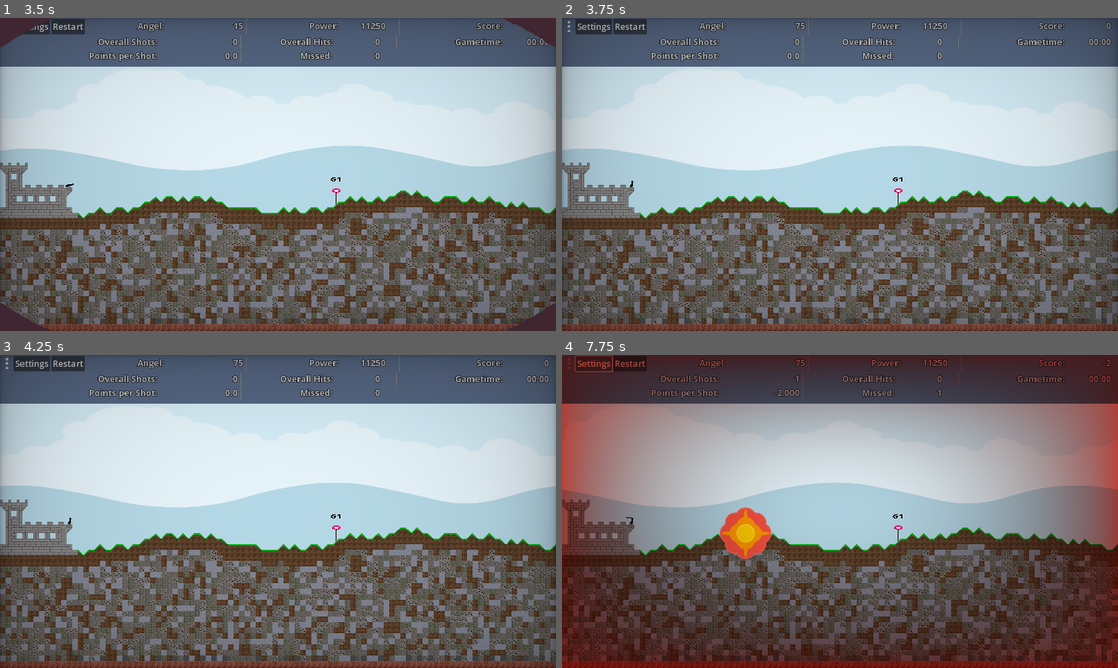
Above: before the commit, frames 1-4 (two rows, left to right).
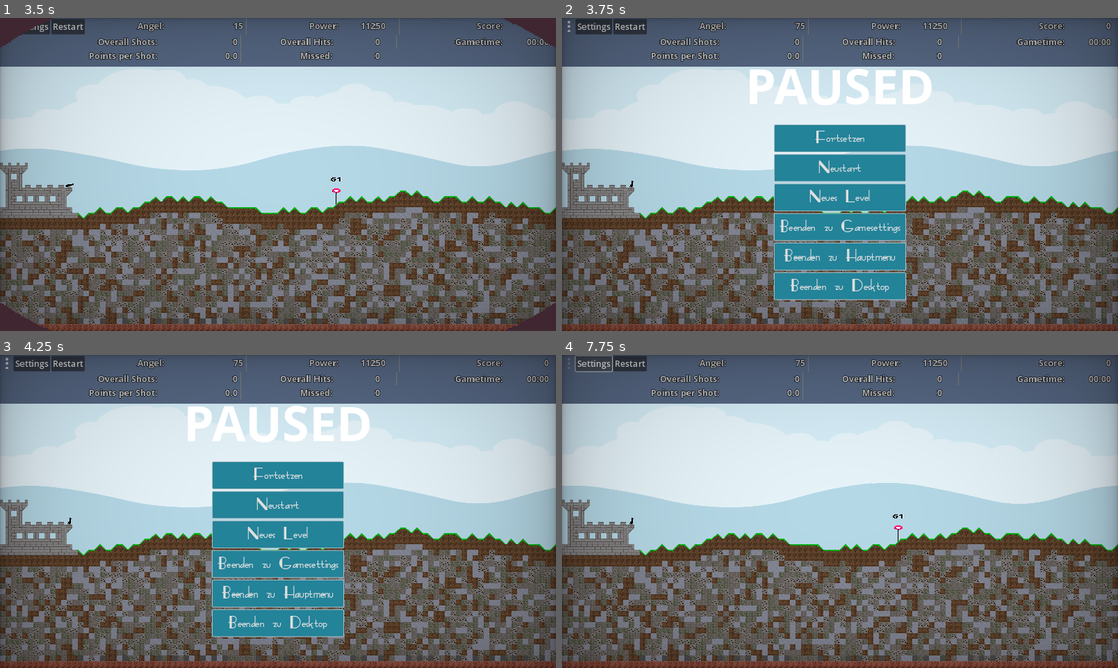
Above: after the commit, the same moments.

Repository: Coding-4Fun/Just4Fun_Mini_Shootergame
Game: Godot game, scene res://UI/MainMenuUI/MainMenuUI.tscn
The game is run twice, just before and just after one commit, with the same random seed, the same clock (stepped at 60 frames per second) and the same inputs.
Inputs (mouse positions are in pixels of both pictures, inside the frame that each line leads up to):
- Up to frame 1 (3.5 s): click "Play" at 0.5 s; click "Max Play Time" at 1.25 s; click "Max Play Time" at 2 s; click "Start Game" at 2.75 s
- Up to frame 2 (3.75 s): click (567, 27) at 3.5 s
- Up to frame 3 (4.25 s): no input
- Up to frame 4 (7.75 s): click "Restart" at 4.25 s; click "Restart" at 5 s; click "Restart" at 5.75 s; click (840, 473) at 6.5 s, where only the run after the commit has a clickable "Fortsetzen"; click "Settings" at 7.25 s

Frame 1 is identical in both runs. In frame 2, 15% of the frame differs, in the area x 0-100%, y 16-91%; in frame 3, 15%; in frame 4, 78%, in the area x 0-100%, y 0-100%.
Error in both runs: Attempt to call function 'get_as_text' in base 'null instance' on a null instance. (res://Globals/GameConfig/config.gd:79)

Commit message:
Add: Begin implementing the New Button

Diff:
--- a/UI/InGameUI/ingameui.gd
+++ b/UI/InGameUI/ingameui.gd
@@ -14,6 +14,7 @@
 @onready var GameHudUI = $BoxContainer/HBoxHudMiddle
 @onready var background: ColorRect = $Background
 
+@onready var texbut_game_menu: TextureButton = $BoxContainer/HBoxHudTop/MarginContainer/hBoxUIButtons/texbutGameMenu
 
 func _ready() -> void:
 	if !SignalBus.CannonAngelChange.is_connected(self._on_Cannon_CannonAngelChange):
@@ -31,6 +32,12 @@
 	if !SignalBus.CannonShoot.is_connected(self._on_Cannon_Shot):
 		if SignalBus.CannonShoot.connect(self._on_Cannon_Shot) != OK:
 			print("Error - InGameUI.gd: connect signal CannonShoot")
+
+	if !SignalBus.UIResetGame.is_connected(self._on_ResetUI):
+		if SignalBus.UIResetGame.connect(self._on_ResetUI) != OK:
+			print("Error - InGameUI.gd: connect signal CannonShoot")
+
+	texbut_game_menu.pressed.connect(_on_textbutGameMenuPressed)
 
 	var test = Preloads.PlayerLeft.find_child("Cannon")
 
@@ -79,7 +86,7 @@
 	GSM.GameStateChange.emit(_score, _hits, _shots)
 
 ## Reset the Game
-func _on_buttGameReset_button_pressed() -> void:
+func _on_ResetUI() -> void:
 	_shots = 0.0
 	_score = 0.0
 	_hits = 0.0
@@ -89,7 +96,7 @@
 	$BoxContainer/HBoxHudMiddle/hBoxHits/labHits.text = str(_hits)
 	$BoxContainer/HBoxHudBottom/hBoxMisHits/labMissHits.text = str(_missed)
 	$BoxContainer/HBoxHudBottom/hBoxPointsPerShot/labPointsPerShots.text = "0.0"
-	SignalBus.UIResetGame.emit()
+#	SignalBus.UIResetGame.emit()
 	GSM.GameTimerTimeElapsed = 0
 
 # Öffnen und schliessen der Settings
@@ -121,3 +128,11 @@
 
 	ScreenTransition.transition_to_packedscene(Preloads.MainMenuScene)
 	await ScreenTransition.transitioned_halfway
+
+
+func _on_textbutGameMenuPressed() -> void:
+	# ToDo: Pause Menü öffnen
+	var pm = Preloads.PauseMenu.instantiate()
+	get_tree().get_current_scene().add_child(pm)
+	get_tree().paused = !get_tree().paused
+	pass
